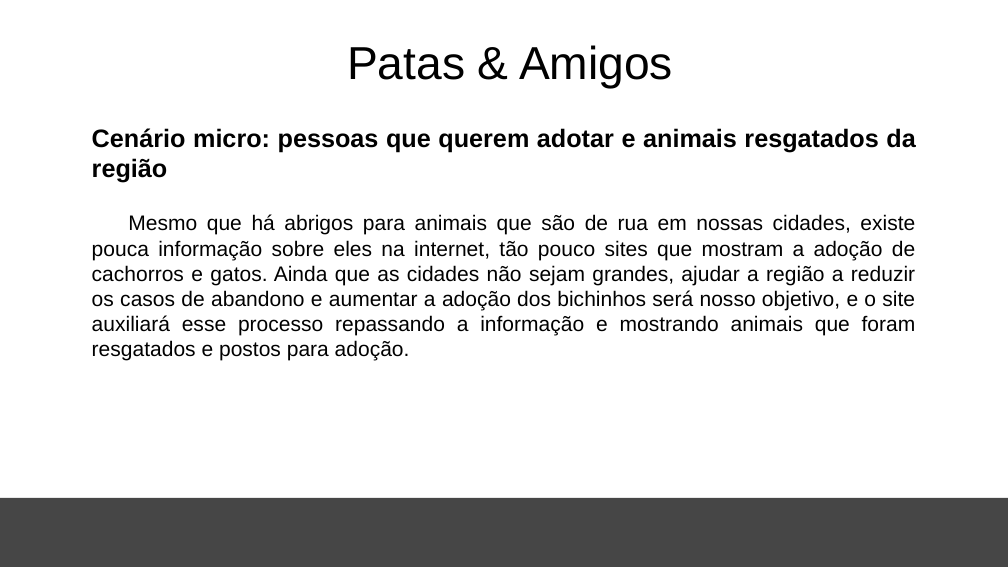
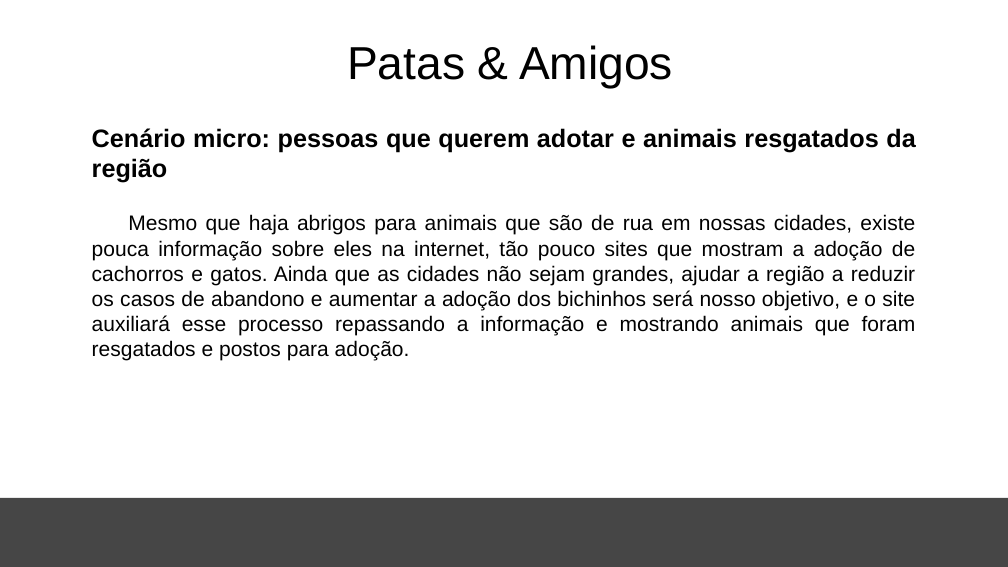
Before and after one commit to Bewwwy/TCC, a slide deck: slide 3 of Arquivos/TCC.pptx. Drawn at 1008x567 pixels with LibreOffice and Linux fonts; fonts in the diff are those of the drawing; background and template pictures are left out. Boxes give left, top, right and bottom in pixels: in the first picture for what was removed or moved away, otherwise in the second. Text is boxed around its words. In the diff, an @@ line names an element or a change of style, - is before the commit and + after.

Commit message:
organização
organização de pastas, atualização de caminhos de arquivos nos códigos e um pouco de código tbm

```diff
--- a/Arquivos/TCC.pptx
+++ b/Arquivos/TCC.pptx
@@ text at [92,214,916,361]: text changed @@
-Mesmo que há abrigos para animais que são de rua em nossas cidades, existe pouca informação sobre eles na internet, tão pouco sites que mostram a adoção de cachorros e gatos. Ainda que as cidades não sejam grandes, ajudar a região a reduzir os casos de abandono e aumentar a adoção dos bichinhos será nosso objetivo, e o site auxiliará esse processo repassando a informação e mostrando animais que foram resgatados e postos para adoção.
+Mesmo que haja abrigos para animais que são de rua em nossas cidades, existe pouca informação sobre eles na internet, tão pouco sites que mostram a adoção de cachorros e gatos. Ainda que as cidades não sejam grandes, ajudar a região a reduzir os casos de abandono e aumentar a adoção dos bichinhos será nosso objetivo, e o site auxiliará esse processo repassando a informação e mostrando animais que foram resgatados e postos para adoção.
```
Also in this commit, not shown: 7 other slides changed, 4 slides added, 25 other files.
